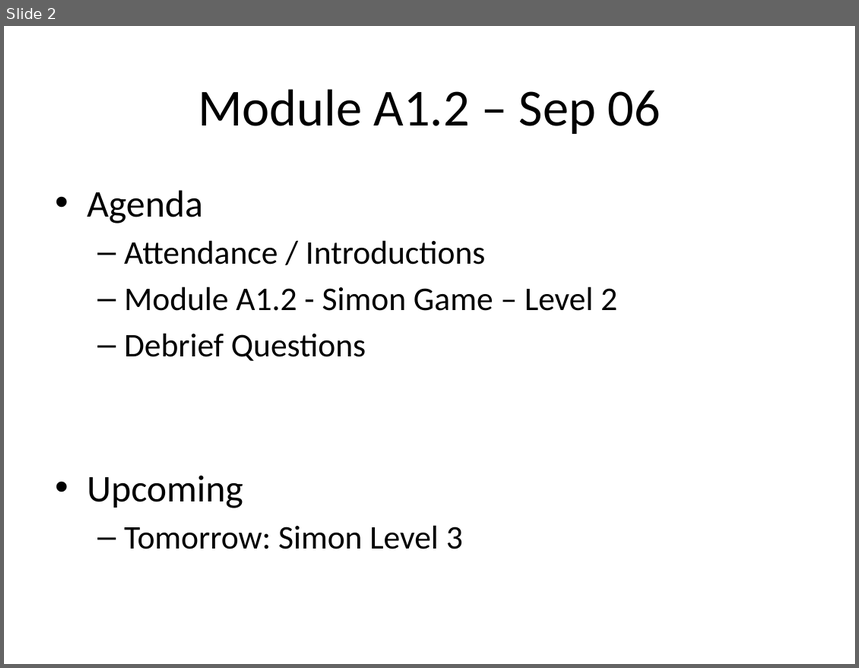
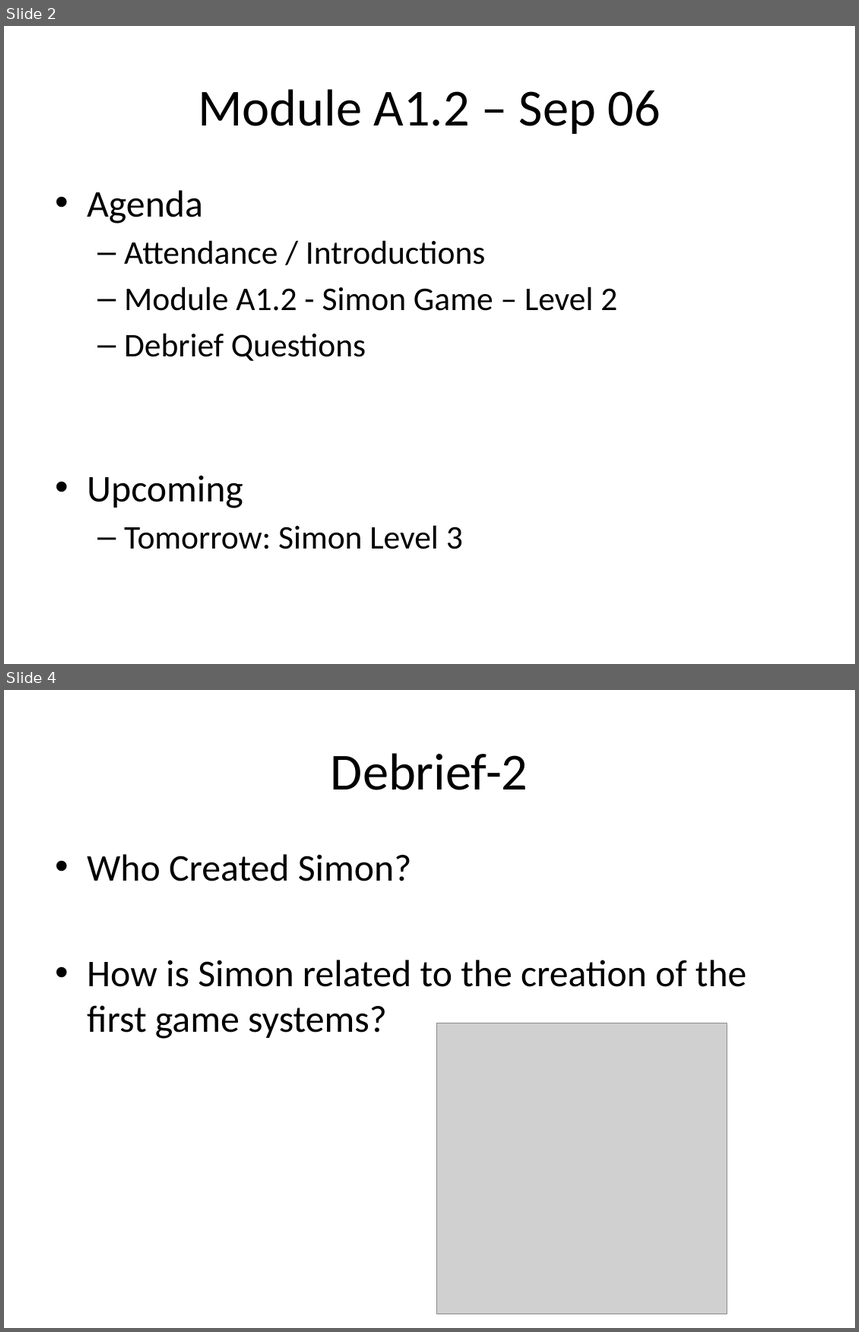
Before and after one commit to optimalcore/ICS2O0, a slide deck: Daily Agendas/Day1.4_Simon2.pptx. Shown one above the other, each under a label of ours: slide 2 before the commit, slides 2 and 4 after it; the slides between them are not shown. The pictures are 859x668 and 859x1332 pixels, drawn with LibreOffice and Linux fonts; fonts in the diff are those of the drawing; grey boxes stand for pictures. Boxes give left, top, right and bottom in pixels: in the first picture for what was removed or moved away, otherwise in the second. Text is boxed around its words. In the diff, an @@ line names an element or a change of style, - is before the commit and + after.

Commit message:
First Week Updates

```diff
--- a/Daily Agendas/Day1.4_Simon2.pptx
+++ b/Daily Agendas/Day1.4_Simon2.pptx
@@ slide 4 added at <box>4,690,855,1328</box>, background #FFFFFF @@
@@ title added at <box>331,753,528,790</box>, 44 pt, text #000000 @@
+Debrief-2
@@ text added at <box>87,854,747,1039</box>, 32 pt, text #000000 @@
+• Who Created Simon?
+• How is Simon related to the creation of the first game systems?
@@ picture added at <box>436,1024,728,1315</box> @@
```
Also in this commit, not shown: 1 other slide added, 2 other files.
